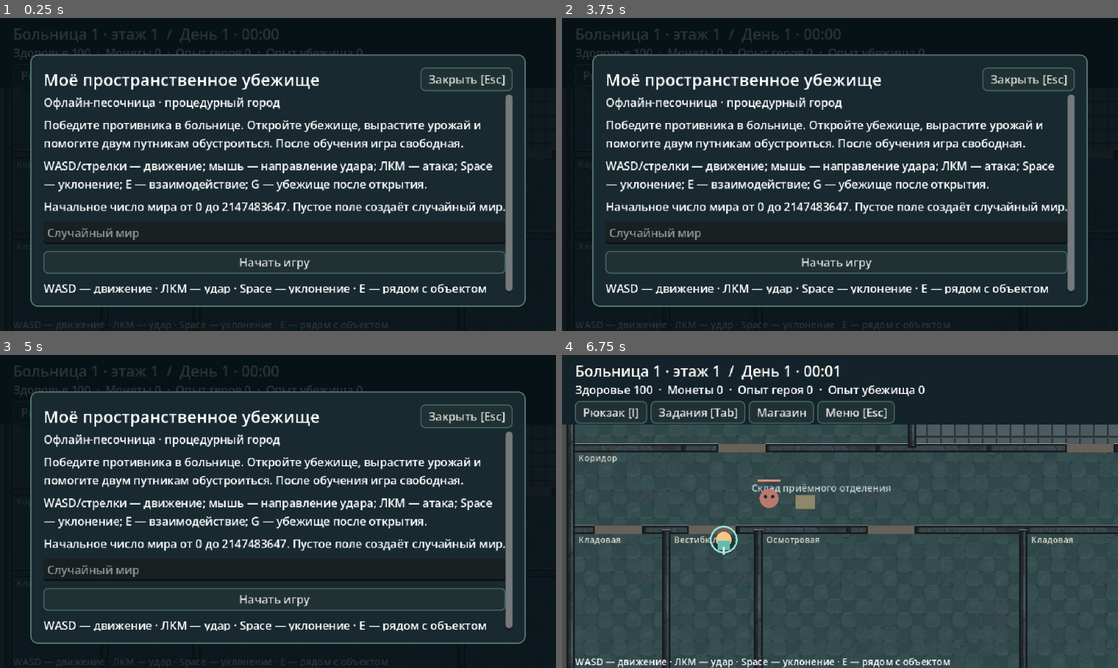
Above: before the commit, frames 1-4 (two rows, left to right).
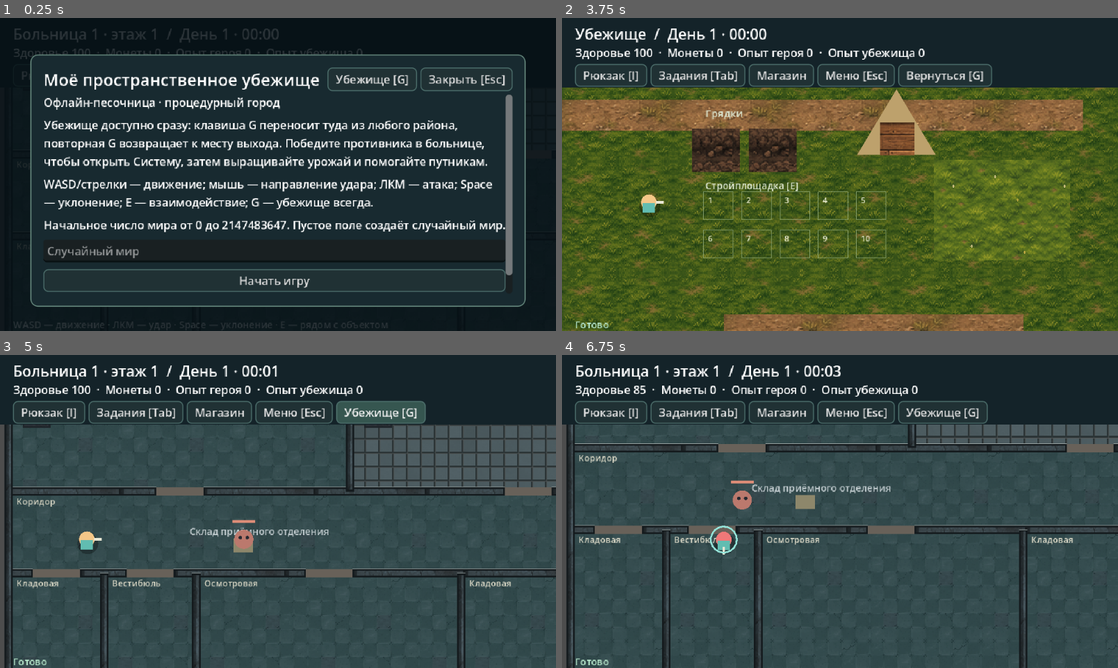
Above: after the commit, the same moments.

Repository: AndreyCokol/My_shelter
Game: Godot game, scene res://game/scenes/main/playable.tscn
Two runs of this game, one before a commit and one after it. Both use one fixed random seed, a clock stepped at 60 frames per second and the inputs below.
Inputs (mouse positions are in pixels of both pictures, inside the frame that each line leads up to):
- Up to frame 1 (0.25 s): no input
- Up to frame 2 (3.75 s): click "Рюкзак [I]" at 0.5 s; click "Задания [Tab]" at 1.25 s; click "Магазин" at 2 s; click "Меню [Esc]" at 2.75 s; click (945, 74) at 3.5 s, where only the run after the commit has a clickable "Убежище [G]"
- Up to frame 3 (5 s): click (383, 411) at 4.25 s, where only the run after the commit has a clickable "Вернуться [G]"
- Up to frame 4 (6.75 s): click (834, 599) at 5 s, where only the run before the commit has a clickable "Начать игру"; move the mouse to (962, 495) at 5.77 s; hold D (move_right) 5.78-6.53 s; click (962, 495) at 5.85 s; move the mouse to (728, 527) at 6.52 s; hold S (move_down) from 6.53 s (still down); tap Space (dodge) at 6.6 s

The runs differ from the first frame. In frame 1, 13% of the frame differs, in the area x 7-93%, y 15-89%; in frame 2, 82%, in the area x 0-100%, y 3-100%; in frame 3, 72%; in frame 4, 2.5%.

Commit message:
feat(ui): permanent shelter HUD/menu button, G help, safe modal escape

Diff:
--- a/game/ui/game_ui.gd
+++ b/game/ui/game_ui.gd
@@ -25,6 +25,8 @@
 var hud: Label
 var location: Label
 var notice: Label
+var shelter_nav_button: Button
+var shelter_modal_button: Button
 var modal: ColorRect
 var body: VBoxContainer
 var heading: Label
@@ -95,6 +97,10 @@
 		nav_button.focus_mode = Control.FOCUS_NONE
 		nav_button.icon = Art.icon(entry[1])
 		nav_button.expand_icon = false
+	shelter_nav_button = button(nav, "Убежище [G]", toggle_shelter)
+	shelter_nav_button.name = "ShelterQuickButton"
+	shelter_nav_button.focus_mode = Control.FOCUS_NONE
+	shelter_nav_button.icon = Art.icon("shelter")
 	notice = Label.new()
 	notice.position = Vector2(15, 345)
 	notice.size = Vector2(610, 15)
@@ -137,6 +143,8 @@
 	heading.size_flags_horizontal = Control.SIZE_EXPAND_FILL
 	heading.add_theme_font_size_override("font_size", 19)
 	titlebar.add_child(heading)
+	shelter_modal_button = button(titlebar, "Убежище [G]", toggle_shelter)
+	shelter_modal_button.name = "ShelterModalButton"
 	button(titlebar, "Закрыть [Esc]", close_panel)
 	var scroll := ScrollContainer.new()
 	scroll.custom_minimum_size = Vector2(530, 220)
@@ -193,6 +201,18 @@
 		focused.release_focus()
 	modal.hide()
 
+# An open menu owns just its own pause token. Release it before a warp,
+# preserve external/recovery pauses, and restore the menu if the warp fails.
+func toggle_shelter() -> void:
+	var previous: String = panel_id
+	if not previous.is_empty():
+		close_panel()
+	var result: Dictionary = app.toggle_shelter()
+	if not result.get("ok", false) and not previous.is_empty():
+		open_panel(previous)
+		show_result(result)
+	update_hud()
+
 func run_command(kind: String, payload: Dictionary = {}) -> void:
 	# Release only this panel's token for the synchronous transaction; unrelated
 	# menu/recovery tokens remain active. No simulation frame runs in this gap.
@@ -215,6 +235,11 @@
 	if hud == null:
 		return
 	var state: Dictionary = app.snapshot()
+	var shelter_label: String = "Вернуться [G]" if state.scene.current_scene_id == "shelter" else "Убежище [G]"
+	if is_instance_valid(shelter_nav_button):
+		shelter_nav_button.text = shelter_label
+	if is_instance_valid(shelter_modal_button):
+		shelter_modal_button.text = shelter_label
 	var minute: int = int(state.game_time_minutes)
 	var world = app.scene_router.current_world()
 	var title: String = world.location_label if is_instance_valid(world) and not world.location_label.is_empty() else NAMES.get(state.scene.current_scene_id, state.scene.current_scene_id)
@@ -246,8 +271,8 @@
 	match panel_id:
 		"welcome":
 			line("Офлайн-песочница · процедурный город")
-			line("Победите противника в больнице. Откройте убежище, вырастите урожай и помогите двум путникам обустроиться. После обучения игра свободная.")
-			line("WASD/стрелки — движение; мышь — направление удара; ЛКМ — атака; Space — уклонение; E — взаимодействие; G — убежище после открытия.")
+			line("Убежище доступно сразу: клавиша G переносит туда из любого района, повторная G возвращает к месту выхода. Победите противника в больнице, чтобы открыть Систему, затем выращивайте урожай и помогайте путникам.")
+			line("WASD/стрелки — движение; мышь — направление удара; ЛКМ — атака; Space — уклонение; E — взаимодействие; G — убежище всегда.")
 			if FileAccess.file_exists(app.save_location):
 				button(body, "Продолжить сохранённую игру", app.load_game)
 				button(body, "Новая игра…", open_panel.bind("new_confirm"))
@@ -288,7 +313,7 @@
 				line("Выходы")
 				for id in nodes[here].links:
 					line(("↩ " if arrival == "from_" + id else "• ") + nodes[id].label)
-				if here == "shelter" and arrival == "default":
+				if here == "shelter":
 					line("G — вернуться в «%s»" % nodes[state.scene.return_scene_id].label)
 				var expedition: Dictionary = state.quests.get("expedition", {})
 				if not expedition.is_empty() and not expedition.claimed and not expedition.target.is_empty():
